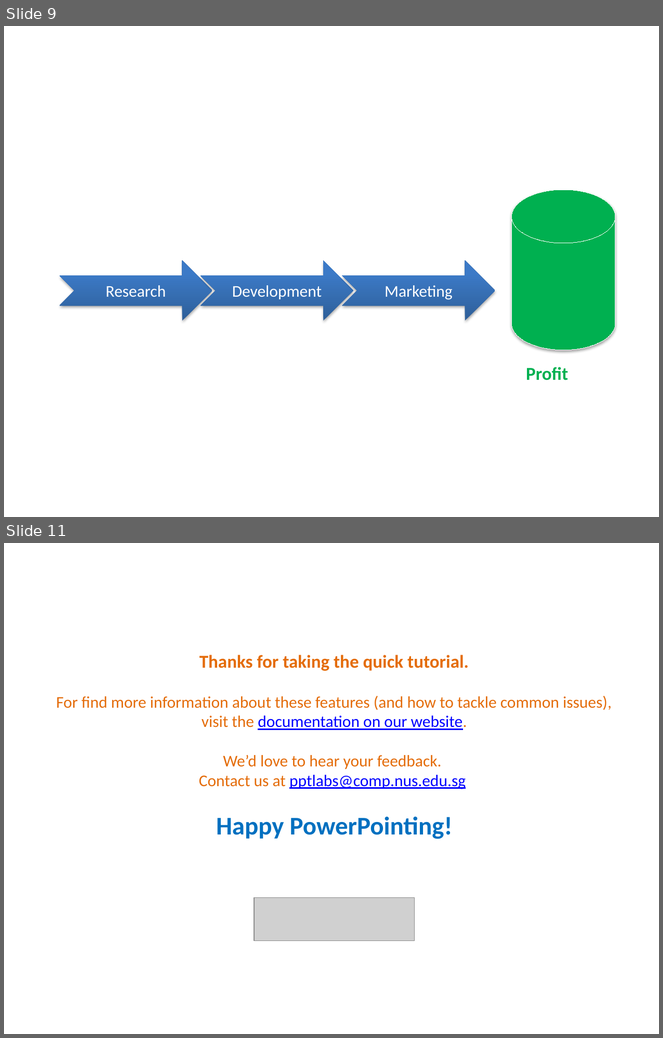
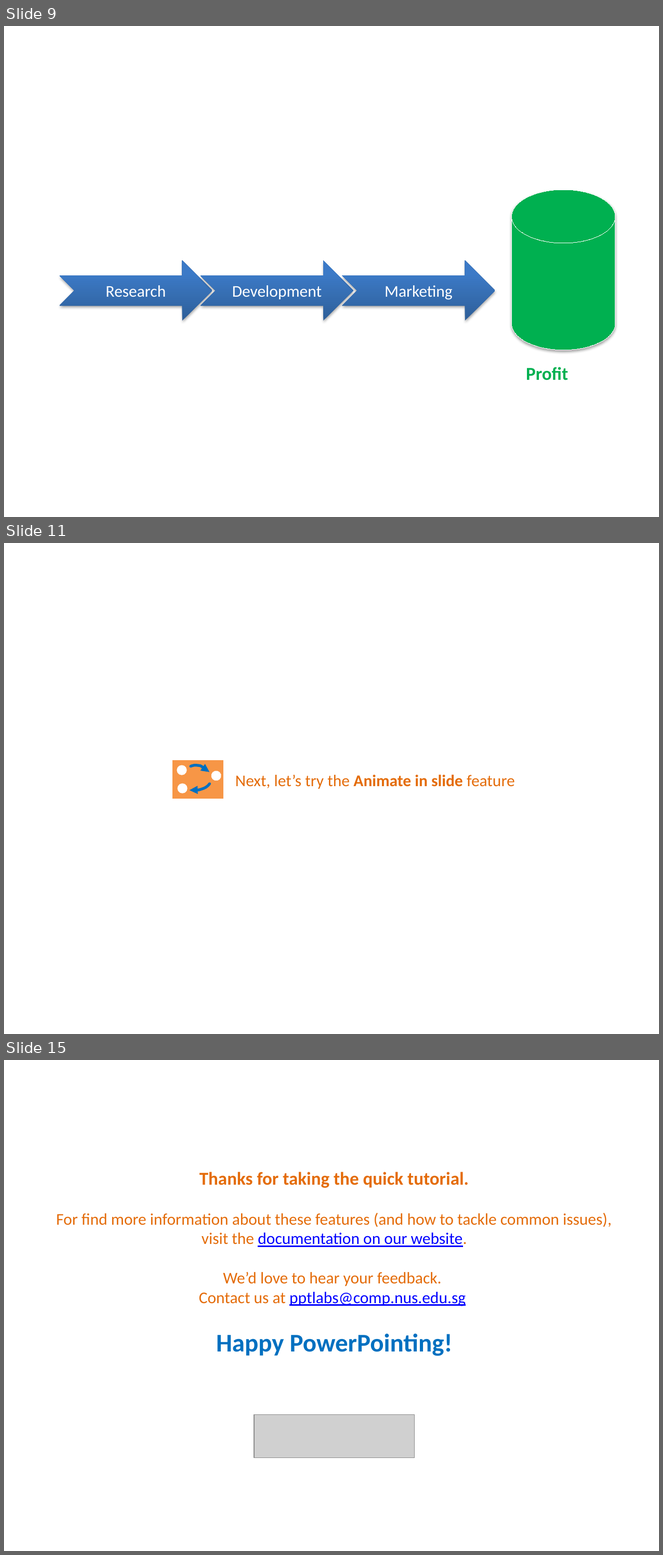
Before and after one commit to PowerPointLabs/PowerPointLabs, a slide deck: doc/PowerPointLabs Quick Tutorial.pptx. Shown one above the other, each under a label of ours: slides 9 and 11 before the commit, slides 9, 11 and 15 after it; the slides between them are not shown. The pictures are 663x1038 and 663x1555 pixels, drawn with LibreOffice and Linux fonts; fonts in the diff are those of the drawing; grey boxes stand for pictures. Boxes give left, top, right and bottom in pixels: in the first picture for what was removed or moved away, otherwise in the second. Text is boxed around its words. In the diff, an @@ line names an element or a change of style, - is before the commit and + after.

```diff
--- a/doc/PowerPointLabs Quick Tutorial.pptx
+++ b/doc/PowerPointLabs Quick Tutorial.pptx
@@ slide 11 added at (4,543,659,1034), background #FFFFFF @@
@@ text added at (235,775,515,789), 18 pt, text #E46C0A @@
+Next, let’s try the Animate in slide feature
@@ group added at (171,759,224,799): 3 ellipses, 2 freeform shapes, 1 rectangle @@
@@ what was slide 11 is now slide 15 @@
```
Also in this commit, not shown: 1 slide changed, 3 other slides added.
